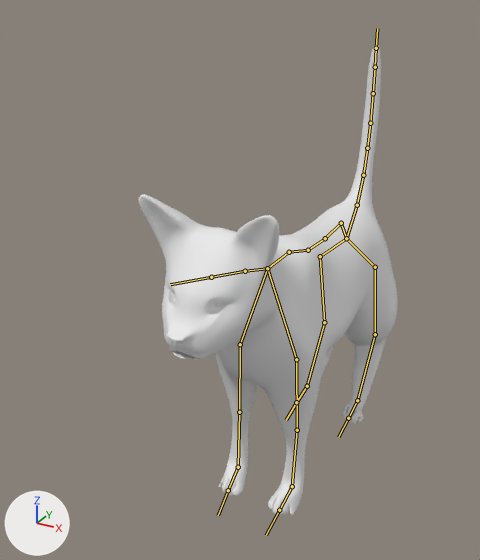
An edit to the FBX model Assets/Meshes/cat.fbx, drawn before and after from the same camera.
Rendered twice from a 50 mm camera at (0.9, -2.11, 1.3) aimed at (-0.24, -0.02, 0.26). Arrows for +X, +Y and +Z are at lower left; the lights stay in place. The bones that bend it are drawn over the model as lines.

Names of what the first picture shows: 'Cat'.
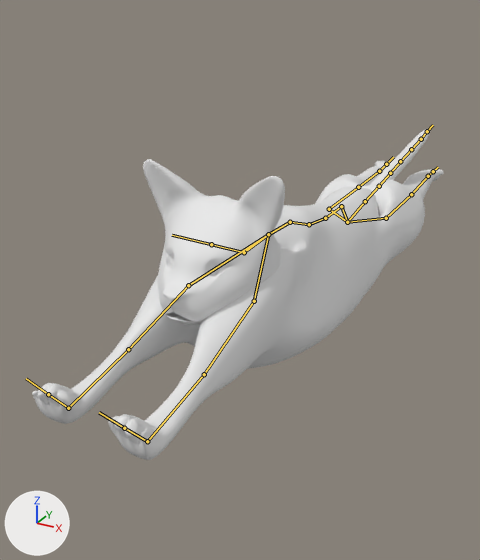
The newer file adds an action. The first version stands in its rest pose; the second is drawn at frame 13 of the action 'Armature|Sprint'.

Where the change shows, as pixel boxes (x1, y1, x2, y2) in the pictures (480 x 560 px):
'Cat', posed (58% wider, 30% shorter)
    before: (138, 45, 398, 516)
    after: (32, 129, 444, 460)
bone 'spine', root to tip
    before: (346, 238) to (341, 223)
    after: (347, 222) to (341, 206)
bone 'spine.001', root to tip
    before: (341, 223) to (325, 238)
    after: (341, 206) to (325, 218)
bone 'spine.002', root to tip
    before: (325, 238) to (308, 250)
    after: (325, 218) to (309, 224)
bone 'spine.003', root to tip
    before: (308, 250) to (289, 252)
    after: (309, 224) to (290, 222)
bone 'spine.005', root to tip
    before: (267, 268) to (245, 271)
    after: (268, 234) to (244, 252)
bone 'spine.006', root to tip
    before: (245, 271) to (211, 277)
    after: (244, 252) to (211, 244)
bone 'shoulder.l', root to tip
    before: (267, 268) to (296, 359)
    after: (268, 234) to (254, 301)
bone 'upperarm.l', root to tip
    before: (296, 359) to (297, 430)
    after: (254, 301) to (204, 374)
bone 'shoulder.r', root to tip
    before: (267, 268) to (240, 344)
    after: (268, 234) to (188, 285)
bone 'hip.l', root to tip
    before: (346, 238) to (375, 267)
    after: (347, 222) to (386, 218)
bone 'thigh.l', root to tip
    before: (375, 267) to (375, 334)
    after: (386, 218) to (411, 194)
bone 'calf.l', root to tip
    before: (375, 334) to (357, 400)
    after: (411, 194) to (428, 176)
bone 'backpaw.l', root to tip
    before: (357, 400) to (348, 418)
    after: (428, 176) to (433, 171)
bone 'tail', root to tip
    before: (346, 238) to (357, 205)
    after: (347, 222) to (365, 201)
bone 'tail.001', root to tip
    before: (357, 205) to (363, 175)
    after: (365, 201) to (379, 186)
bone 'tail.002', root to tip
    before: (363, 175) to (367, 148)
    after: (379, 186) to (390, 173)
bone 'tail.003', root to tip
    before: (367, 148) to (370, 123)
    after: (390, 173) to (400, 161)
bone 'tail.004', root to tip
    before: (370, 123) to (373, 93)
    after: (400, 161) to (411, 149)
bone 'tail.006', root to tip
    before: (375, 67) to (376, 48)
    after: (421, 139) to (427, 131)
bone 'hip.r', root to tip
    before: (346, 238) to (320, 256)
    after: (347, 222) to (329, 209)
bone 'thigh.r', root to tip
    before: (320, 256) to (324, 322)
    after: (329, 209) to (358, 187)
bone 'calf.r', root to tip
    before: (324, 322) to (307, 386)
    after: (358, 187) to (379, 171)
bone 'backpaw.r', root to tip
    before: (307, 386) to (296, 402)
    after: (379, 171) to (386, 164)

The edits, one by one:
Bone 'spine' (bone_spine) moves from (0.0, 0.0, 0.0) to (0.0, 0.059, -0.049).
Bone 'spine' (bone_spine) turns from (0, 0, 0) to (3, 0, 0) degrees about its own x, y and z.
Bone 'spine.001' (bone_spine_001) turns from (0, 0, 0) to (7, 0, 0) degrees about its own x, y and z.
Bone 'spine.002' (bone_spine_002) turns from (0, 0, 0) to (1, 0, 0) degrees about its own x, y and z.
Bone 'spine.003' (bone_spine_003) turns from (0, 0, 0) to (-2, 0, 0) degrees about its own x, y and z.
Bone 'spine.005' (bone_spine_005) turns from (0, 0, 0) to (-23, 0, 0) degrees about its own x, y and z.
Bone 'spine.006' (bone_spine_006) turns from (0, 0, 0) to (29, 0, 0) degrees about its own x, y and z.
Bone 'shoulder.l' (bone_shoulder_l) turns from (0, 0, 0) to (73, -18, -15) degrees about its own x, y and z.
Bone 'upperarm.l' (bone_upperarm_l) turns from (0, 0, 0) to (1, 0, 0) degrees about its own x, y and z.
Bone 'shoulder.r' (bone_shoulder_r) turns from (0, 0, 0) to (73, 19, 12) degrees about its own x, y and z.
Bone 'hip.l' (bone_hip_l) moves from (0.0, 0.0, 0.0) to (0.012, -0.051, 0.056).
Bone 'hip.l' (bone_hip_l) turns from (0, 0, 0) to (54, 33, 65) degrees about its own x, y and z.
Bone 'thigh.l' (bone_thigh_l) turns from (0, 0, 0) to (0, 1, 2) degrees about its own x, y and z.
Bone 'calf.l' (bone_calf_l) turns from (0, 0, 0) to (-53, 0, -1) degrees about its own x, y and z.
Bone 'backpaw.l' (bone_backpaw_l) turns from (0, 0, 0) to (-38, 0, 0) degrees about its own x, y and z.
Bone 'tail' (bone_tail) moves from (0.0, 0.0, 0.0) to (0.0, 0.055, 0.053).
Bone 'tail' (bone_tail) turns from (0, 0, 0) to (-28, -1, -8) degrees about its own x, y and z.
Bone 'tail.001' (bone_tail_001) turns from (0, 0, 0) to (-18, 3, -1) degrees about its own x, y and z.
Bone 'tail.002' (bone_tail_002) turns from (0, 0, 0) to (-12, 3, 0) degrees about its own x, y and z.
Bone 'tail.003' (bone_tail_003) turns from (0, 0, 0) to (-7, 2, 0) degrees about its own x, y and z.
Bone 'tail.004' (bone_tail_004) turns from (0, 0, 0) to (-4, 1, 0) degrees about its own x, y and z.
Bone 'tail.006' (bone_tail_006) turns from (0, 0, 0) to (1, 0, 0) degrees about its own x, y and z.
Bone 'hip.r' (bone_hip_r) moves from (0.0, 0.0, 0.0) to (-0.044, -0.051, -0.037).
Bone 'hip.r' (bone_hip_r) turns from (0, 0, 0) to (-2, -59, 52) degrees about its own x, y and z.
Bone 'thigh.r' (bone_thigh_r) turns from (0, 0, 0) to (0, -1, -2) degrees about its own x, y and z.
Bone 'calf.r' (bone_calf_r) turns from (0, 0, 0) to (-51, 0, 1) degrees about its own x, y and z.
Bone 'backpaw.r' (bone_backpaw_r) turns from (0, 0, 0) to (-47, 1, 0) degrees about its own x, y and z.
